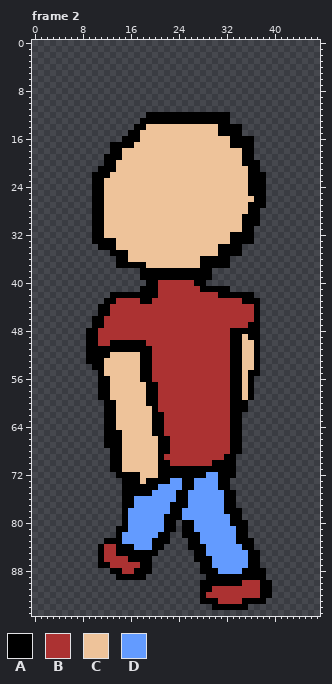
Pixel-art file, stored at images/test/PlrSpriteTest/AnimationTesting/Done/PlrBackLeftWalk.ase. Above is the file before it was changed.
48x96 pixels, 4 frames. Shown: frame 2. The commit also changed other frames, which this record leaves out.
Visible layers, top first: "Head", "Arms", "Shirt", "Pants", "Feet", "Whole".
Palette (. is transparent): A #000000  B #ac3232  C #eec39a  D #639bff
Pixels before, frame 2 (only the part around the change), first column x 0:
 0 ................................................
 1 ................................................
 2 ................................................
 3 ................................................
 4 ................................................
 5 ................................................
 6 ................................................
 7 ................................................
 8 ................................................
 9 ................................................
10 ................................................
11 ................................................
12 ...................AAAAAAAAAAAAAA...............
13 ..................AAAAAAAAAAAAAAA...............
14 .................AACCCCCCCCCCCCAAAA.............
15 ................AACCCCCCCCCCCCCAAAA.............
16 ...............AAACCCCCCCCCCCCCCCAAAA...........
17 .............AAAACCCCCCCCCCCCCCCCAAAA...........
18 .............AACCCCCCCCCCCCCCCCCCCCAA...........
19 ............AAACCCCCCCCCCCCCCCCCCCCAA...........
20 ............AACCCCCCCCCCCCCCCCCCCCCAAA..........
21 ...........AAACCCCCCCCCCCCCCCCCCCCCCAA..........
22 ..........AAACCCCCCCCCCCCCCCCCCCCCCCAAA.........
23 ..........AACCCCCCCCCCCCCCCCCCCCCCCCAAA.........
24 ..........AACCCCCCCCCCCCCCCCCCCCCCCCAAA.........
25 ..........AACCCCCCCCCCCCCCCCCCCCCCCCAAA.........
26 ..........AACCCCCCCCCCCCCCCCCCCCCCCCCAA.........
27 ..........AACCCCCCCCCCCCCCCCCCCCCCCCAAA.........
28 ..........AACCCCCCCCCCCCCCCCCCCCCCCCAA..........
29 ..........AACCCCCCCCCCCCCCCCCCCCCCCAAA..........
30 ..........AACCCCCCCCCCCCCCCCCCCCCCCAAA..........
31 ..........AACCCCCCCCCCCCCCCCCCCCCCCAA...........
32 ..........AACCCCCCCCCCCCCCCCCCCCCAAAA...........
33 ..........AAAACCCCCCCCCCCCCCCCCCCAAAA...........
34 ...........AAACCCCCCCCCCCCCCCCCAAAA.............
35 .............AAACCCCCCCCCCCCCCCAAAA.............
36 ..............AACCCCCCCCCCCCAAAAA...............
37 ..............AAAAACCCCCCCCCAAAAA...............
38 ..................AAAAAAAAAAAA..................
39 ..................AAAAAAAAAAAA..................
40 ...................AABBBBBBAA...................
41 ..................AAABBBBBBBAAAAA...............
42 .............AAAAAAAABBBBBBBBBBAAAAAA...........
43 ............AABBBBAABBBBBBBBBBBBBBBAAA..........
44 ...........AABBBBBBBBBBBBBBBBBBBBBBBBA..........
45 ...........AABBBBBBBBBBBBBBBBBBBBBBBBA..........
46 ..........AABBBBBBBBBBBBBBBBBBBBBBBBBA..........
47 ..........AABBBBBBBBBBBBBBBBBBBBBBBBAA..........
48 .........AABBBBBBBBBBBBBBBBBBBBBBAAAAA..........
49 .........AABBBBBBBBBBBBBBBBBBBBBBAACAA..........
50 .........AABBAAAAAABBBBBBBBBBBBBBAACCA..........
51 .........AAAAAAAAAAABBBBBBBBBBBBBAACCA..........
52 .........AAAACCCCCAABBBBBBBBBBBBBAACCA..........
53 .........AAACCCCCCAABBBBBBBBBBBBBAACCA..........
54 ..........AACCCCCCAABBBBBBBBBBBBBAACCA..........
55 ...........ACCCCCCAABBBBBBBBBBBBBAACAA..........
56 ...........AACCCCCAABBBBBBBBBBBBBAACA...........
57 ...........AACCCCCCAABBBBBBBBBBBBAACA...........
58 ...........AACCCCCCAABBBBBBBBBBBBAACA...........
59 ...........AACCCCCCAABBBBBBBBBBBBAACA...........
60 ............AACCCCCAABBBBBBBBBBBBAAA............
61 ............AACCCCCCABBBBBBBBBBBBAAA............
62 ............AACCCCCCAABBBBBBBBBBBAA.............
63 ............AACCCCCCAABBBBBBBBBBBAA.............
64 ............AACCCCCCAABBBBBBBBBBBAA.............
65 ............AAACCCCCAABBBBBBBBBBBAA.............
66 ............AAACCCCCCAABBBBBBBBBBAA.............
67 ............AAACCCCCCAABBBBBBBBBBAA.............
68 .............AACCCCCCAABBBBBBBBBBAA.............
69 .............AACCCCCCABBBBBBBBBBAA..............
70 .............AACCCCCCAABBBBBBBAAAA..............
71 .............AACCCCCCAAAAAAAAAAAAA..............
72 ..............AAAACCCAAAAAAAADDAAA..............
73 ...............AAACAAAADDAADDDDAA...............
74 ...............AAAAAADDDDAADDDDAA...............
75 ...............AAAAADDDDAADDDDDDAA..............
76 ...............AADDDDDDDAADDDDDDAA..............
77 ...............AADDDDDDAAADDDDDDAA..............
78 ...............ADDDDDDDAADDDDDDDAAA.............
79 ...............ADDDDDDAAADDDDDDDDAA.............
80 ...............ADDDDDDAA.AADDDDDDAAA............
81 ..............AADDDDDDAA.AADDDDDDDAA............
82 ..............ADDDDDDAA..AAADDDDDDAA............
83 ............AAADDDDDAAA...AADDDDDDAAA...........
84 ...........ABBAAADDDAA....AAADDDDDDAA...........
85 ...........ABBAAAAAAA......AADDDDDDDAA..........
86 ...........ABBBBAAAA.......AAADDDDDDAA..........
87 ...........AABBBBBAA........AADDDDDDAA..........
88 .............AABBAAA........AAADDDDAAAA.........
89 ..............AAAAA..........AAAAAAAAAA.........
90 ............................AAAAAAABBBAA........
91 ............................AABBBBBBBBAA........
92 ............................ABBBBBBBBBAA........
93 ............................AAABBBBAAAA.........
94 ..............................AAAAAA............
95 ................................................
Once edited:
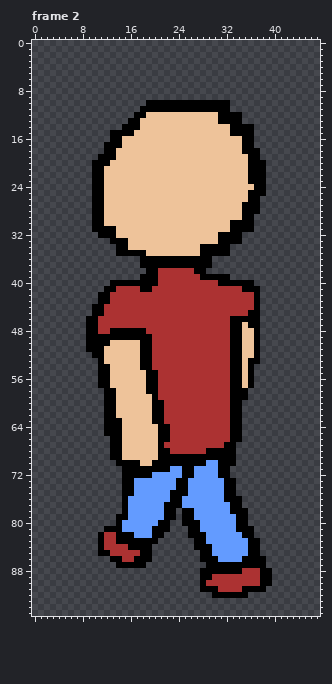
The commit says: edited rendering logic and walk animation
Changes in this commit:
layer "Feet" now hidden
layer "Pants" now hidden
layer "Shirt" now hidden
layer "Arms" now hidden
layer "Head" now hidden
Changed rows in their new state; - is an unchanged pixel.
Frame 2:
first column x 9:
10 ----------AAAAAAAAAAAAAA-------
11 ---------AAAAAAAAAAAAAAA-------
12 --------AACCCCCCCCCCCC--AA-----
13 -------AACCCCCCCCCCCCC--AA-----
14 ------AA-C------------CC--AA---
15 ----AAA-C-------------CC--AA---
16 ----AACCC---------------CC-----
17 ---A--CC----------------CC-----
18 ---A-C----------------------A--
19 --A--C--------------------C-A--
20 -AA-C---------------------C--A-
21 -A-CC------------------------A-
22 ---C---------------------------
24 ---------------------------C---
26 ---------------------------A-.-
27 --------------------------A--.-
28 --------------------------A----
29 ----------------------------.--
30 ------------------------AA--.--
31 ---AA-------------------AA-----
32 -.-AA-----------------AA--..---
33 -...-AA---------------AA--..---
34 --...AA------------AAA--..-----
35 ----.--AAA---------AAA--..-----
36 -----....AAAAAAAAAA--...-------
37 -----....-AAAAAAAAA--...-------
38 ---------.--BBBBBB--.----------
39 ------------BBBBBBB--AAA-------
40 ----AAAAAA--------BBBBAAAAAA---
41 ---AABBBB--B-------BBBBBBBAAA--
42 --AABBBBBBBB----------BBBBBBA--
43 --A-B----BB---------------BB---
44 -A-B---------------------------
45 -A-B-----------------------A---
46 A-B---------------------AAAA---
47 A-B---------------------AAC----
48 ----AAAAAA----------------CC---
49 --AAAAAAAAA----------------C---
50 --AACCCCC-A--------------------
51 ---CCCCCC----------------------
52 .--C---------------------------
53 ..-------------------------A---
54 -.-A-----------------------A.--
55 ---A-----C-A----------------.--
56 ---------C-A-------------------
58 --.-A---------------------A.---
59 --.-A-----C---------------A.---
60 ----------C-A-------------.----
61 ------------A-------------.----
63 -----A-------------------------
64 -----A-----C-A-----------------
65 -----------C-A-----------------
66 ---.---------------------------
67 ---.---------B---------A-.-----
68 --------------------AAAA-.-----
69 -------------AAAAAAAAAA--------
70 ----.-AAA--A--AAAAAADD---------
71 ----..AAAAAA--DD--DDDD--.------
72 -----.---AADDDDD--DD----.------
73 --------DDDDDD-A-D----D-A------
74 --------DDDD---A-D----D-A------
75 --------DDD---A----------------
76 -------D------A-D--------A-----
77 -------D-----A--D------D-A-----
78 -------------A-.AA-----D--A----
79 -----A---------.AA------D-A----
80 -----AD-----A-.---A-----D------
81 ---AA-D----AA-.-.-A--------A---
82 --ABB-AA---A-.--.--A-----D-A---
83 --ABB-AAAAA-..---.-A-----DD-A--
84 -----BB-AAA..----.--A-----D-A--
85 ---A-BBBB--.------.-A----------
86 --..AA-B----------.--A----A--A-
87 --...AAAA-.--------.-AAAAAA--A-
88 ----.......-----------AAAABBB-A
89 -----.....---------A-BBBBBBBB-A
90 --------------------BBBBBB-----
91 ---------------------A----AAA-.
92 -------------------..AAAAAA....
93 -------------------...........-
94 ---------------------......----
Where, in picture pixels (left, top, right, bottom), the same in both pictures:
changed: (86, 100, 272, 610)
